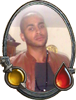
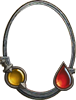
Layer changes from the first 76 × 100 image to the second:
added group "Groupe 1" with 11 layers over [0, 3, 76, 92]
hid "Arrière-plan" (9th of 10, in "Groupe 1"), moved it into group "Groupe 1" over [0, 3, 76, 92]
